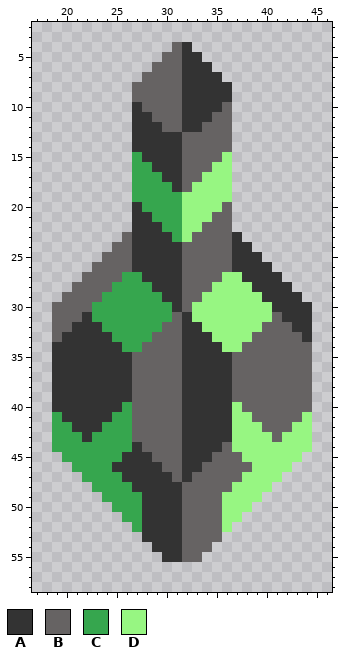
Edited in one commit: pixel-art sprite (sprites/blocks/turrets/mist/mist.png). The picture above is the old version.
The file is 64x64 pixels. Shown: x 17..46, y 2..58.
Palette (. is transparent): A #333333  B #666363  C #36a64e  D #97f682
Pixels before, first column x 19:
 4 ............BA............
 5 ...........BBAA...........
 6 ..........BBBAAA..........
 7 .........BBBBAAAA.........
 8 ........BBBBBAAAAA........
 9 ........BBBBBAAAAA........
10 ........ABBBBAAAAB........
11 ........AABBBAAABB........
12 ........AAABBAABBB........
13 ........AAAAABBBBB........
14 ........AAAAABBBBB........
15 ........CAAAABBBBD........
16 ........CCAAABBBDD........
17 ........CCCAABBDDD........
18 ........CCCCABDDDD........
19 ........CCCCCDDDDD........
20 ........ACCCCDDDDB........
21 ........AACCCDDDBB........
22 ........AAACCDDBBB........
23 .......BAAAACDBBBBA.......
24 ......BBAAAAABBBBBAA......
25 .....BBBAAAAABBBBBAAA.....
26 ....BBBBAAAAABBBBBAAAA....
27 ...BBBBCCAAAABBBBDDAAAA...
28 ..BBBBCCCCAAABBBDDDDAAAA..
29 .BBBBCCCCCCAABBDDDDDDAAAA.
30 BBBBCCCCCCCCABDDDDDDDDAAAA
31 BBBACCCCCCCCBADDDDDDDDBAAA
32 BBAAACCCCCCBBAADDDDDDBBBAA
33 BAAAAACCCCBBBAAADDDDBBBBBA
34 AAAAAAACCBBBBAAAADDBBBBBBB
35 AAAAAAAABBBBBAAAAABBBBBBBB
36 AAAAAAAABBBBBAAAAABBBBBBBB
37 AAAAAAAABBBBBAAAAABBBBBBBB
38 AAAAAAAABBBBBAAAAABBBBBBBB
39 AAAAAAAABBBBBAAAAABBBBBBBB
40 AAAAAAACBBBBBAAAAADBBBBBBB
41 CAAAAACCBBBBBAAAAADDBBBBBD
42 CCAAACCCBBBBBAAAAADDDBBBDD
43 CCCACCCCBBBBBAAAAADDDDBDDD
44 CCCCCCCCABBBBAAAABDDDDDDDD
45 .CCCCCCAAABBBAAABBBDDDDDD.
46 ..CCCCAAAAABBAABBBBBDDDD..
47 ...CCCCAAAAABABBBBBDDDD...
48 ....CCCCAAAAABBBBBDDDD....
49 .....CCCCAAAABBBBDDDD.....
50 ......CCCAAAABBBBDDD......
51 .......CCAAAABBBBDD.......
52 ........CAAAABBBBD........
53 .........AAAABBBB.........
54 ..........AAABBB..........
55 ...........AABB...........
The same view after the edit:
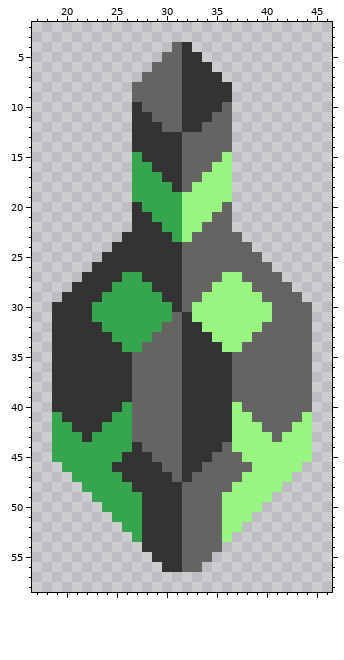
Changes in this commit:
There is now colour A in row 54 at x 28; in row 55 at x 29; in row 56 at x 30 to 31.
The edit turns colour B into colour A in row 23 at x 26; in row 24 at x 25 to 26; in row 25 at x 24 to 26; in row 26 at x 23 to 26; in row 27 at x 22 to 25; in row 28 at x 21 to 24.
The edit turns colour B into colour A in row 29 at x 20 to 23; in row 30 at x 19 to 22; in row 31 at x 19 to 21; in row 32 at x 19 to 20; in row 33 at x 19.
There is now colour B in row 54 at x 35; in row 55 at x 34; in row 56 at x 32 to 33.
The edit turns colour A into colour B in row 23 at x 37; in row 24 at x 37 to 38; in row 25 at x 37 to 39; in row 26 at x 37 to 40; in row 27 at x 38 to 41; in row 28 at x 39 to 42.
The edit turns colour A into colour B in row 29 at x 40 to 43; in row 30 at x 41 to 44; in row 31 at x 42 to 44; in row 32 at x 43 to 44; in row 33 at x 44.
There is now colour C in row 45 at x 19; in row 46 at x 20; in row 47 at x 21; in row 48 at x 22; in row 49 at x 23; in row 50 at x 24.
There is now colour C in row 51 at x 25; in row 52 at x 26; in row 53 at x 27.
There is now colour D in row 45 at x 44; in row 46 at x 43; in row 47 at x 42; in row 48 at x 41; in row 49 at x 40; in row 50 at x 39.
There is now colour D in row 51 at x 38; in row 52 at x 37; in row 53 at x 36.
Where, in picture pixels (left, top, right, bottom), the same in both pictures:
changed: (52, 232, 132, 342)
changed: (232, 232, 312, 342)
added: (52, 452, 312, 572)
